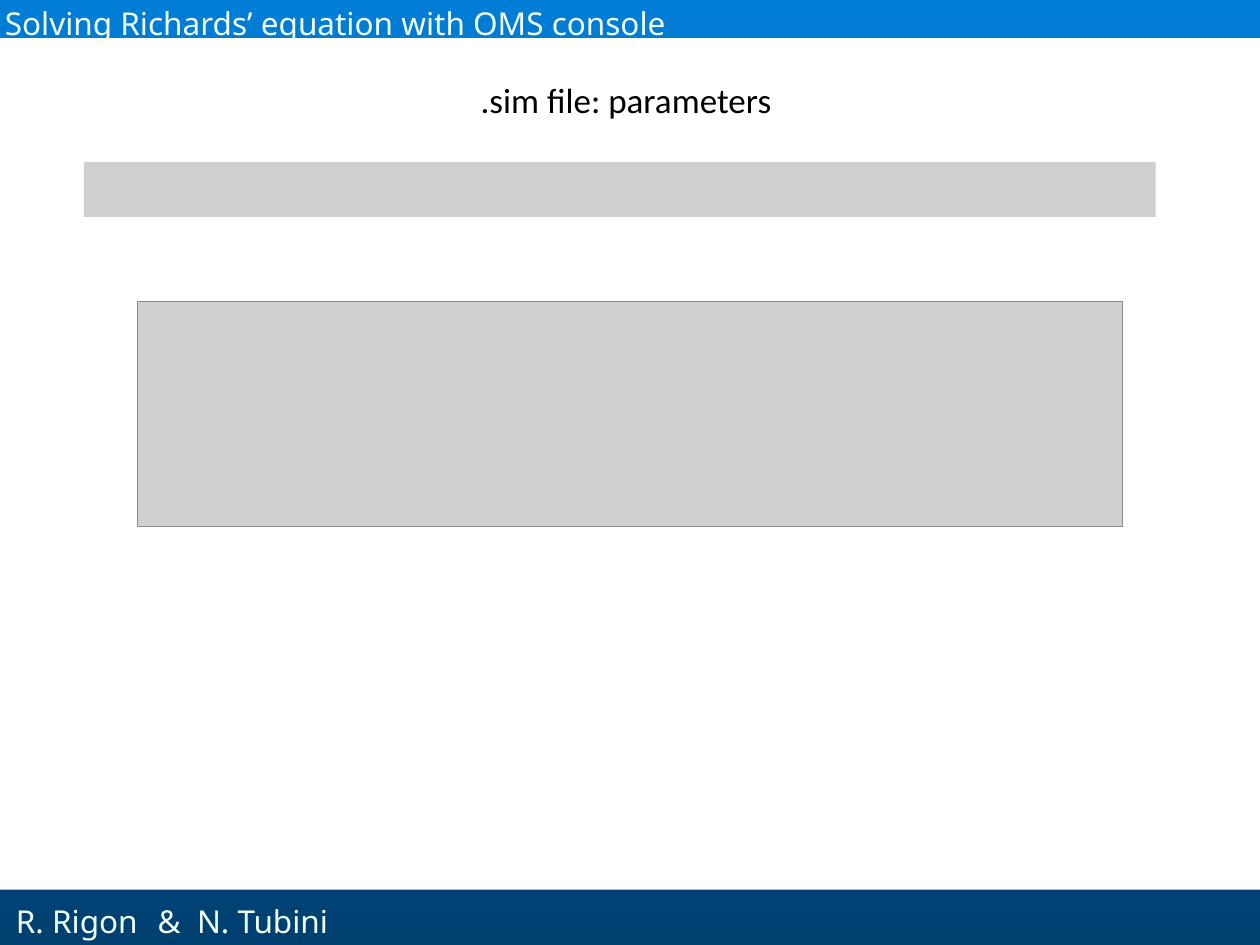
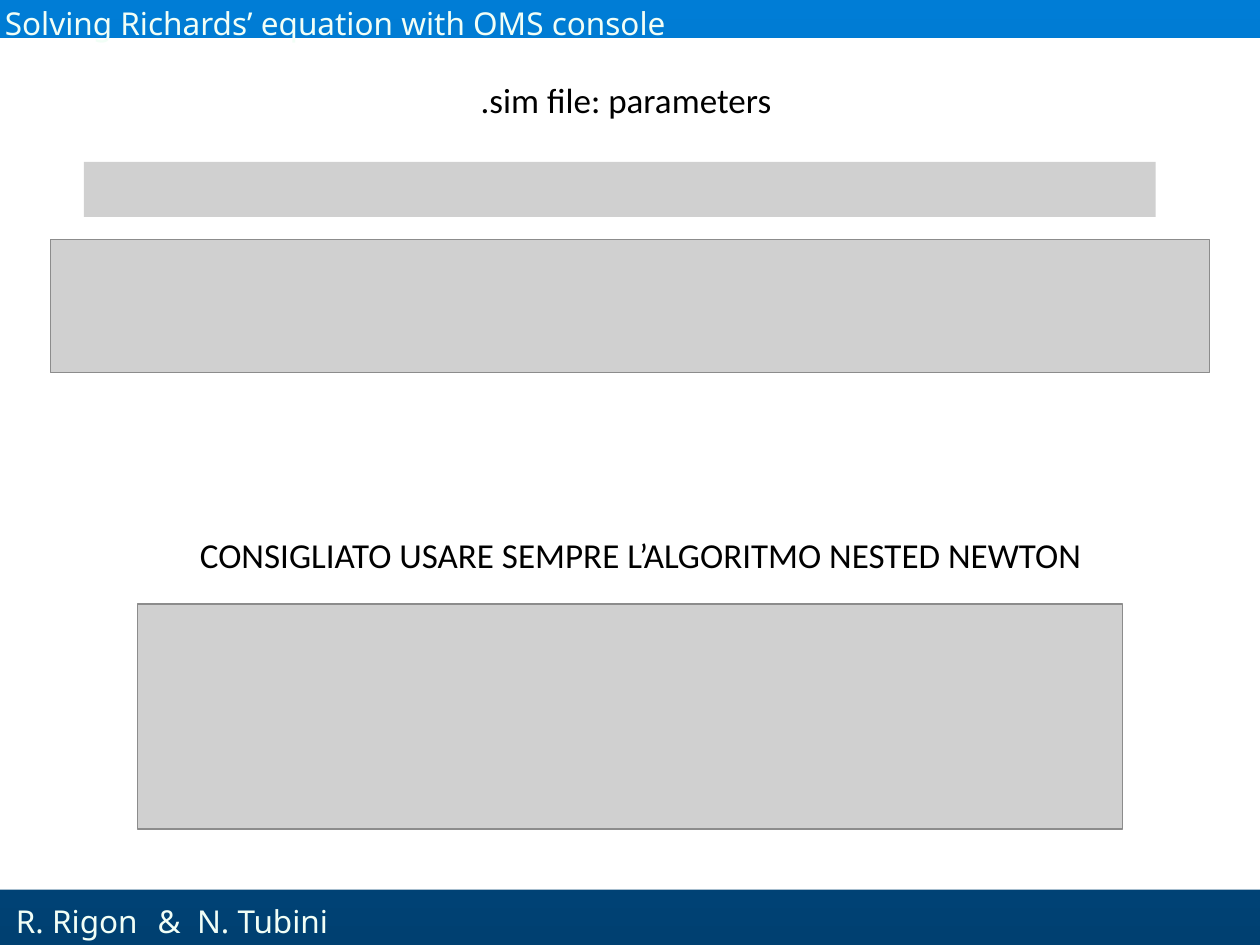
Before and after one commit to GEOframeOMSProjects/OMS_Project_Richards1D, a slide deck: slide 28 of Materials/Richards_English.pptx (slide 10 before the commit). Drawn at 1260x945 pixels with LibreOffice and Linux fonts; fonts in the diff are those of the drawing; grey boxes stand for pictures; background and template pictures are left out. Boxes give left, top, right and bottom in pixels: in the first picture for what was removed or moved away, otherwise in the second. Text is boxed around its words. In the diff, an @@ line names an element or a change of style, - is before the commit and + after.

```diff
--- a/Materials/Richards_English.pptx
+++ b/Materials/Richards_English.pptx
@@ picture added at [50,239,1210,373] @@
@@ text added at [200,543,1081,569], 20 pt, text #000000 @@
+CONSIGLIATO USARE SEMPRE L’ALGORITMO NESTED NEWTON
@@ picture: place and size @@
-picture at [137,301,1121,525]
+picture at [137,604,1121,828]
```
Also in this commit, not shown: 12 other slides changed, 26 slides added, 20 slides removed.
